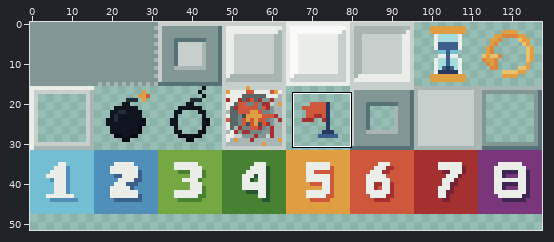
Pixel-art file -- assets/art/spritesheet.aseprite. The picture above shows the old version from afar; the outline marks the close-up.
Close-up. Before:
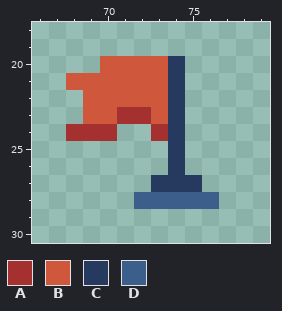
128x128 pixels, 1 frame. Shown: x 66..79, y 18..30. The wide view leaves out empty margins. The commit also changed other parts of the picture, which this record leaves out.
Visible layers, top first: "Explosion", "Layer 1".
Palette (. is transparent): A #a53030  B #cf573c  C #253a5e  D #3c5e8b
Pixels before, first column x 68:
20 ..BBBBC..
21 BBBBBBC..
22 .BBBBBC..
23 .BBAABC..
24 AAA..AC..
25 ......C..
26 ......C..
27 .....CCC.
28 ....DDDDD
The result:
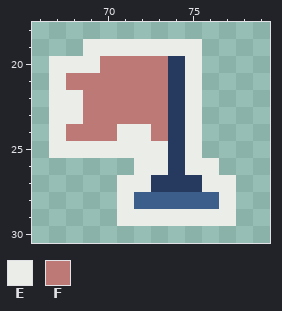
Colours new in this view: E #ebede9  F #bd7975
Change:
Layer "Layer 1":
The edit adds colour E in row 19 at x 69 to 75; in row 20 at x 67 to 69 and 75; in row 21 at x 67 and 75; in rows 22 to 23 at x 67 to 68 and 75; in row 24 at x 67, 71 to 72 and 75; in row 25 at x 67 to 73 and 75.
The edit adds colour E in row 26 at x 72 to 73 and 75 to 76; in row 27 at x 71 to 72 and 76 to 77; in row 28 at x 71 and 77; in row 29 at x 71 to 77.
Colour A gives way to colour F in row 23 at x 71 to 72; in row 24 at x 68 to 70 and 73.
Colour B gives way to colour F in row 20 at x 70 to 73; in row 21 at x 68 to 73; in row 22 at x 69 to 73; in row 23 at x 69 to 70 and 73.
Boxes around the changes in both close-ups, in picture pixels (x1, y1, x2, y2):
changed: (49, 39, 236, 226)
